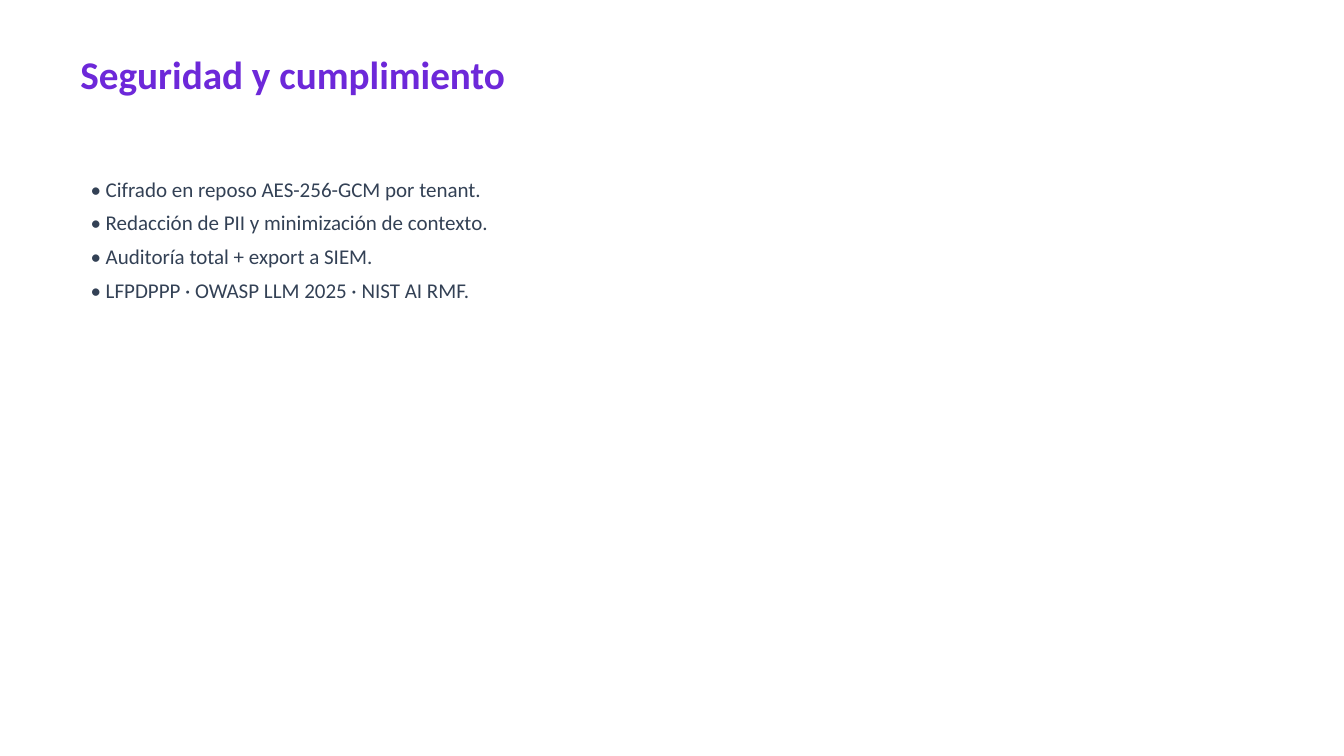
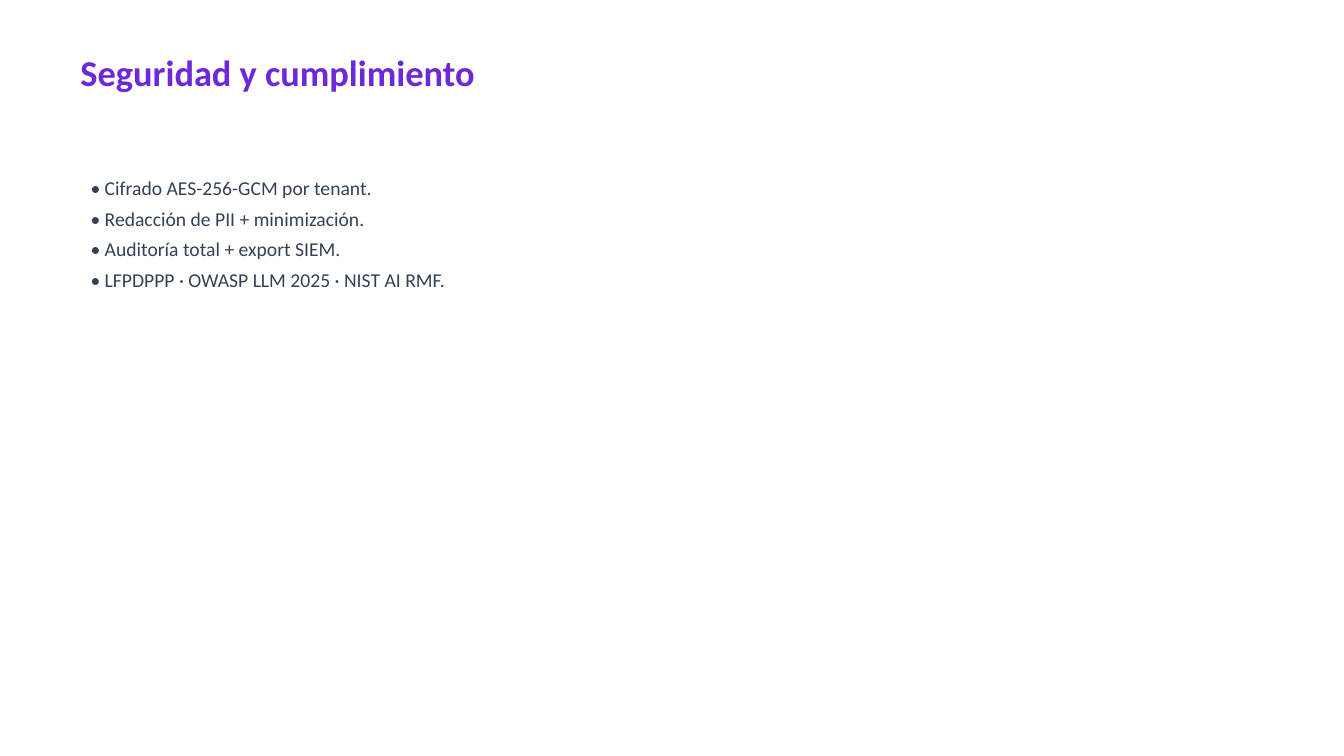
Before and after one commit to angeljba1480-AB/S4Bdashboard, a slide deck: slide 21 of docs/generados/MaestroAI-Presentacion.pptx (slide 11 before the commit). Drawn at 1344x756 pixels with LibreOffice and Linux fonts; fonts in the diff are those of the drawing. Boxes give left, top, right and bottom in pixels: in the first picture for what was removed or moved away, otherwise in the second. Text is boxed around its words. In the diff, an @@ line names an element or a change of style, - is before the commit and + after.

```diff
--- a/docs/generados/MaestroAI-Presentacion.pptx
+++ b/docs/generados/MaestroAI-Presentacion.pptx
@@ text "Seguridad y cumplimiento" at (x1=80, y1=60, x2=475, y2=92): size 28 to 26 pt @@
@@ text at (x1=105, y1=181, x2=371, y2=259): text changed; size 15 to 14 pt @@
-• Cifrado en reposo AES-256-GCM por tenant.
-• Redacción de PII y minimización de contexto.
-• Auditoría total + export a SIEM.
+• Cifrado AES-256-GCM por tenant.
+• Redacción de PII + minimización.
+• Auditoría total + export SIEM.
@@ text at (x1=105, y1=274, x2=445, y2=287): size 15 to 14 pt in "• LFPDPPP · OWASP LLM 2025 · ..."; less space between paragraphs @@
```
Also in this commit, not shown: 8 other slides changed, 13 slides added, 6 slides removed, 2 other files.
